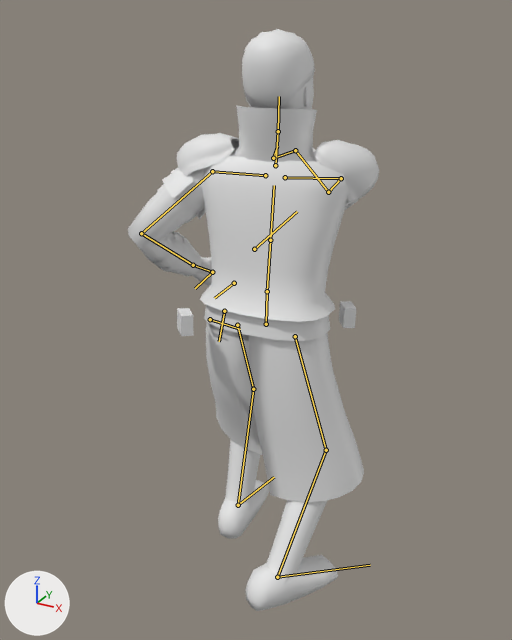
The glTF model models/characters/lieutenant.glb as it was, and as the next commit left it.
Both versions are drawn from a camera (50 mm lens) standing at (0.929, -1.683, 1.754) and looking at (-0.097, 0.181, 0.822). The axes (+X, +Y, +Z) are drawn at lower left. The lights are the same throughout. The older version comes first. Both versions are drawn at frame 2 of the action 'sweep_RL'; the numbers are the values there. The bones that bend it are drawn over the model as lines.

Names of what the first picture shows: 'Body', 'Coat', 'Trim'.
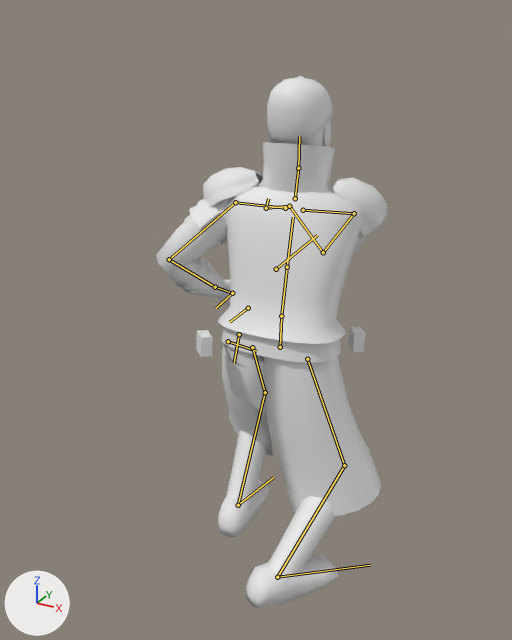
Location of each change, (x1, y1, x2, y2) in pixels of the pictures (512 x 640 px):
'Body', posed (8% narrower, 9% shorter)
    before: (155, 29, 379, 611)
    after: (180, 76, 387, 608)
'Coat', posed
    before: (128, 149, 364, 502)
    after: (156, 183, 381, 516)
'Trim', posed (8% shorter)
    before: (146, 106, 317, 268)
    after: (172, 142, 335, 291)
bone 'Hips', root to tip
    before: (266, 324) to (267, 293)
    after: (280, 347) to (281, 317)
bone 'Spine', root to tip
    before: (267, 291) to (270, 240)
    after: (281, 316) to (287, 267)
bone 'Chest', root to tip
    before: (270, 240) to (274, 185)
    after: (287, 267) to (293, 217)
bone 'Neck', root to tip
    before: (275, 165) to (278, 131)
    after: (295, 198) to (298, 168)
bone 'Head', root to tip
    before: (278, 131) to (279, 96)
    after: (298, 168) to (299, 136)
bone 'UpperArm_L', root to tip
    before: (212, 171) to (141, 233)
    after: (235, 202) to (169, 259)
bone 'Shoulder_R', root to tip
    before: (285, 177) to (341, 178)
    after: (303, 210) to (354, 213)
bone 'UpperArm_R', root to tip
    before: (341, 178) to (328, 192)
    after: (354, 213) to (323, 252)
bone 'LowerArm_R', root to tip
    before: (328, 192) to (295, 150)
    after: (323, 252) to (289, 206)
bone 'Hand_R', root to tip
    before: (295, 150) to (273, 158)
    after: (289, 206) to (266, 208)
bone 'UpperLeg_L', root to tip
    before: (237, 325) to (253, 389)
    after: (252, 347) to (265, 392)
bone 'LowerLeg_L', root to tip
    before: (253, 389) to (238, 505)
    after: (265, 392) to (238, 505)
bone 'UpperLeg_R', root to tip
    before: (295, 336) to (326, 450)
    after: (307, 359) to (344, 465)
bone 'LowerLeg_R', root to tip
    before: (326, 450) to (277, 577)
    after: (344, 465) to (277, 577)

The change in detail:
Bone 'Hips' (bone_hips) moves from (0.0, -0.103, 0.071) to (0.0, -0.222, 0.167).
Bone 'Hips' (bone_hips) turns from (3, 3, 0) to (6, 3, 0) degrees about its own x, y and z.
Bone 'Spine' (bone_spine) turns from (5, 4, 0) to (8, 5, 0) degrees about its own x, y and z.
Bone 'Chest' (bone_chest) turns from (3, 5, 0) to (6, 6, 0) degrees about its own x, y and z.
Bone 'Neck' (bone_neck) turns from (-4, -5, 0) to (-7, -6, 0) degrees about its own x, y and z.
Bone 'Head' (bone_head) turns from (-4, -6, 0) to (-7, -7, 0) degrees about its own x, y and z.
Bone 'UpperArm_L' (bone_upperarm_l) turns from (-8, 33, -4) to (1, 28, 0) degrees about its own x, y and z.
Bone 'Shoulder_R' (bone_shoulder_r) turns from (3, 0, 19) to (3, 0, 20) degrees about its own x, y and z.
Bone 'UpperArm_R' (bone_upperarm_r) turns from (81, -4, 19) to (70, -16, 26) degrees about its own x, y and z.
Bone 'LowerArm_R' (bone_lowerarm_r) turns from (56, 36, 46) to (75, 22, 53) degrees about its own x, y and z.
Bone 'Hand_R' (bone_hand_r) turns from (-67, 27, -21) to (-67, 24, -26) degrees about its own x, y and z.
Bone 'UpperLeg_L' (bone_upperleg_l) turns from (35, -11, 1) to (44, -11, 3) degrees about its own x, y and z.
Bone 'LowerLeg_L' (bone_lowerleg_l) turns from (-49, 0, 0) to (-77, 0, 0) degrees about its own x, y and z.
Bone 'Foot_L' (bone_foot_l) turns from (17, 2, -6) to (38, 3, -7) degrees about its own x, y and z.
Bone 'UpperLeg_R' (bone_upperleg_r) turns from (11, 22, -8) to (13, 23, -11) degrees about its own x, y and z.
Bone 'LowerLeg_R' (bone_lowerleg_r) turns from (-43, 0, 0) to (-64, 0, 0) degrees about its own x, y and z.
Bone 'Foot_R' (bone_foot_r) turns from (32, 12, 1) to (52, 12, 9) degrees about its own x, y and z.
